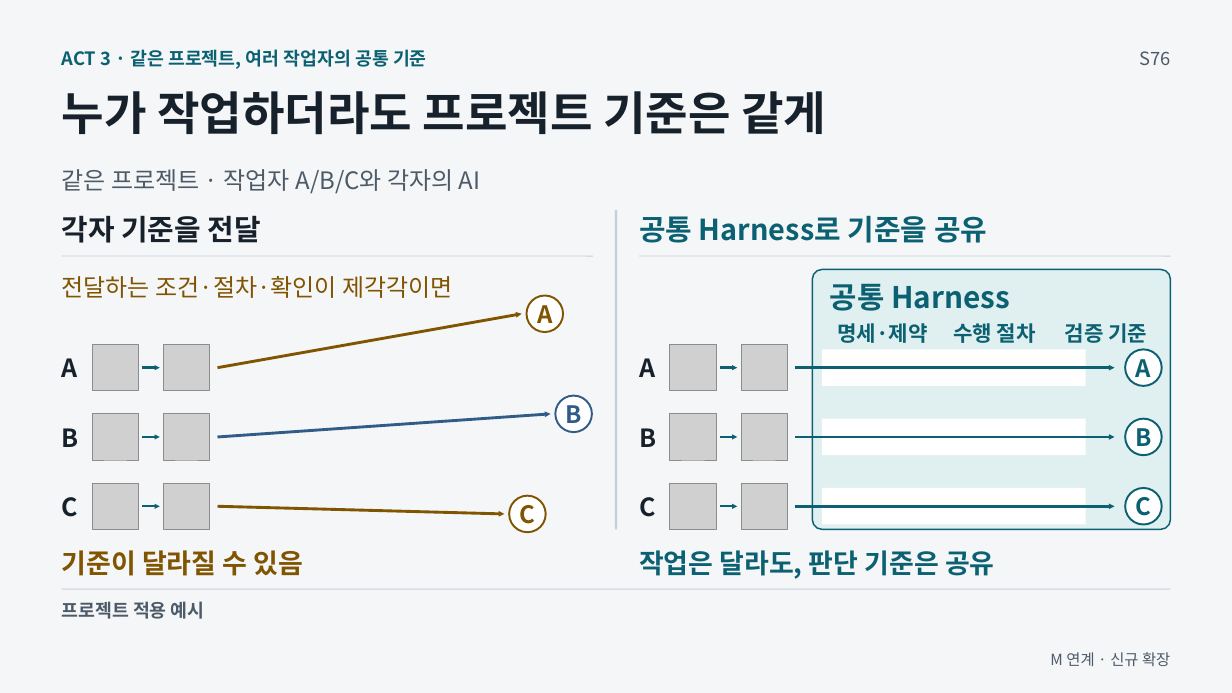
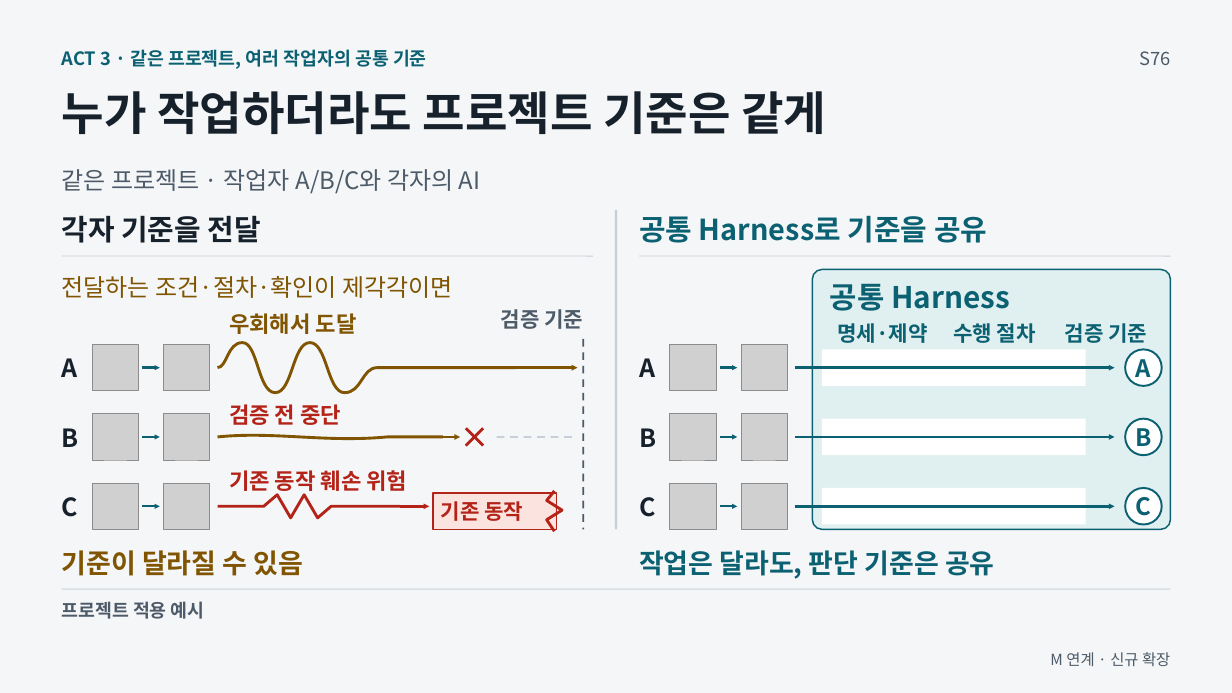
Before and after one commit to GideokKim/ai-dev-training, a slide deck: slide 17 of production/ACT_3.pptx. Drawn at 1232x693 pixels with LibreOffice and Linux fonts; fonts in the diff are those of the drawing; grey boxes stand for pictures. Boxes give left, top, right and bottom in pixels: in the first picture for what was removed or moved away, otherwise in the second. Text is boxed around its words. In the diff, an @@ line names an element or a change of style, - is before the commit and + after.

```diff
--- a/production/ACT_3.pptx
+++ b/production/ACT_3.pptx
@@ ellipse removed at (x1=527, y1=296, x2=564, y2=333) @@
@@ arrow removed from (217, 368) to (522, 314) @@
@@ text added at (x1=229, y1=313, x2=357, y2=334), 17.2 pt, text #805400, bold @@
+우회해서 도달
@@ text added at (x1=501, y1=309, x2=583, y2=329), 16.5 pt, text #4D5A68, bold @@
+검증 기준
@@ text removed at (x1=537, y1=305, x2=552, y2=330) @@
-A
@@ freeform shape added at (x1=217, y1=343, x2=516, y2=393), outline #805400 2.25 pt @@
@@ line added from (583, 339) to (583, 530), #4D5A68 1.5 pt dashed @@
@@ arrow added from (516, 368) to (578, 368), #805400 2.25 pt @@
@@ arrow removed from (217, 437) to (551, 414) @@
@@ text added at (x1=229, y1=404, x2=341, y2=425), 17.2 pt, text #B42318, bold @@
+검증 전 중단
@@ ellipse removed at (x1=555, y1=396, x2=592, y2=433) @@
@@ text removed at (x1=565, y1=405, x2=581, y2=430) @@
-B
@@ freeform shape added at (x1=217, y1=432, x2=443, y2=443), outline #805400 2.25 pt @@
@@ arrow added from (443, 437) to (460, 437), #805400 2.25 pt @@
@@ freeform shape added at (x1=466, y1=429, x2=483, y2=446), outline #B42318 2.25 pt @@
@@ line added from (497, 437) to (578, 437), #C7D0DA 1.5 pt dashed @@
@@ text added at (x1=229, y1=470, x2=407, y2=494), 17.2 pt, text #B42318, bold @@
+기존 동작 훼손 위험
@@ arrow removed from (217, 506) to (505, 514) @@
@@ freeform shape added at (x1=217, y1=494, x2=400, y2=518), outline #B42318 2.25 pt @@
@@ arrow added from (400, 506) to (430, 506), #B42318 2.25 pt @@
@@ rectangle added at (x1=433, y1=493, x2=556, y2=530), fill #FBE4DF, outline #B42318 1.13 pt @@
@@ text added at (x1=441, y1=501, x2=523, y2=521), 16.5 pt, text #B42318, bold @@
+기존 동작
@@ ellipse removed at (x1=509, y1=495, x2=546, y2=532) @@
@@ text removed at (x1=520, y1=505, x2=536, y2=530) @@
-C
@@ freeform shape added at (x1=547, y1=491, x2=563, y2=531), outline #B42318 2.25 pt @@
```
Also in this commit, not shown: 18 other files.
